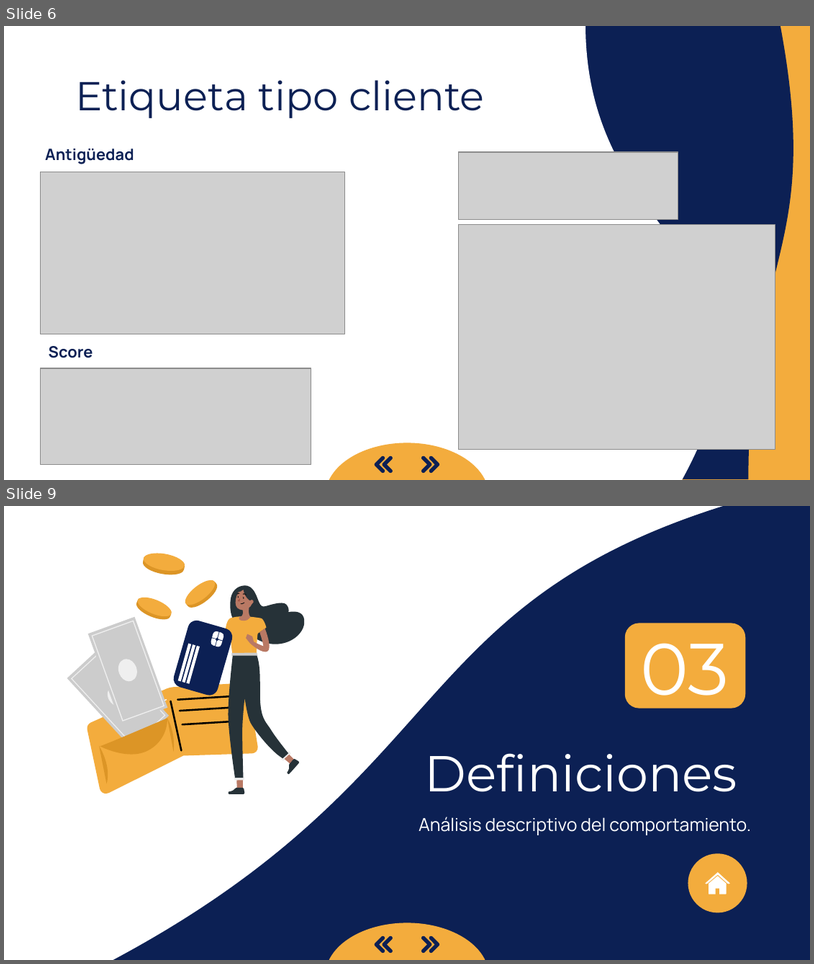
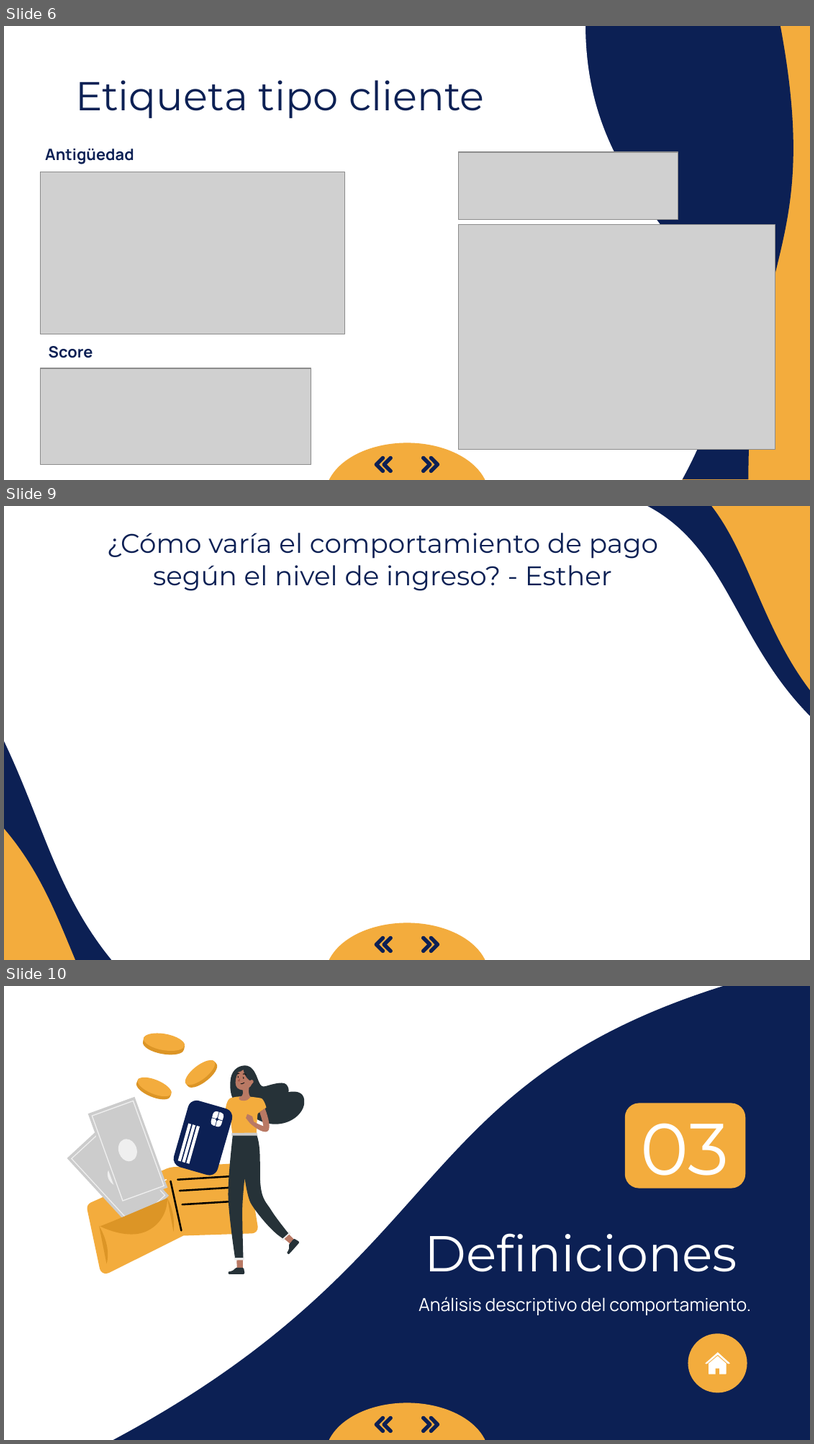
Before and after one commit to ajalca/cbe_customer_classification, a slide deck: Presentacion MRP.pptx. Shown one above the other, each under a label of ours: slides 6 and 9 before the commit, slides 6, 9 and 10 after it; the slides between them are not shown. The pictures are 814x964 and 814x1444 pixels, drawn with LibreOffice and Linux fonts; fonts in the diff are those of the drawing; grey boxes stand for pictures. Boxes give left, top, right and bottom in pixels: in the first picture for what was removed or moved away, otherwise in the second. Text is boxed around its words. In the diff, an @@ line names an element or a change of style, - is before the commit and + after.

Commit message:
ingresos_vs_tcliente

```diff
--- a/Presentacion MRP.pptx
+++ b/Presentacion MRP.pptx
@@ slide 9 added at [4, 506, 810, 960], background #F3AC3D @@
@@ flow chart document added at [4, 506, 659, 960], fill #0C2054 @@
@@ flow chart document added at [4, 506, 702, 960], fill #FFFFFF @@
@@ flow chart document added at [165, 506, 810, 960], fill #0C2054 @@
@@ flow chart document added at [212, 506, 810, 960], fill #FFFFFF @@
@@ title added at [107, 533, 658, 591], 24 pt, text #0C2054 @@
+¿Cómo varía el comportamiento de pago según el nivel de ingreso? - Esther
@@ pie slice (boxed as its full ellipse) added at [326, 922, 489, 960], fill #F3AC3D @@
@@ freeform shape added at [375, 936, 386, 952], fill #0C2054 @@
@@ freeform shape added at [382, 936, 393, 952], fill #0C2054 @@
@@ freeform shape added at [422, 936, 432, 952], fill #0C2054 @@
@@ freeform shape added at [430, 936, 440, 952], fill #0C2054 @@
@@ what was slide 9 is now slide 10 @@
```
